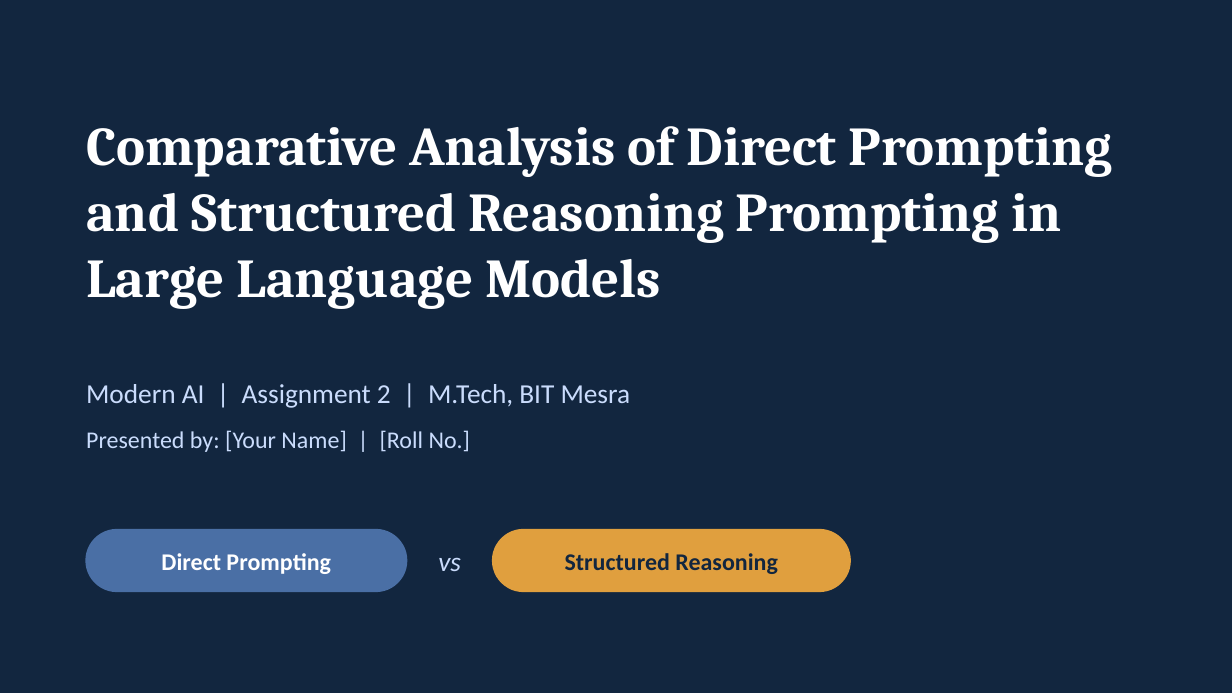
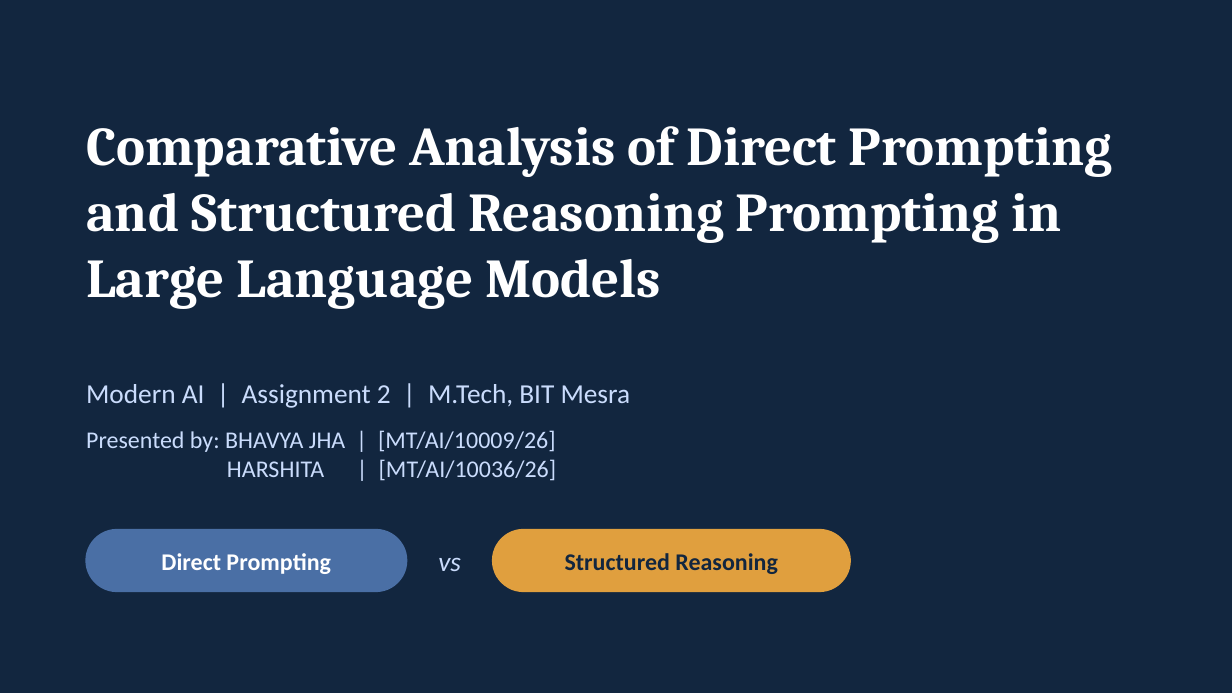
Before and after one commit to bjhaa2103-crypto/LLM-Reasoning-Experiment, a slide deck: slide 1 of presentation/Prompting_Comparison_BIT_Mesra.pptx. Drawn at 1232x693 pixels with LibreOffice and Linux fonts; fonts in the diff are those of the drawing. Boxes give left, top, right and bottom in pixels: in the first picture for what was removed or moved away, otherwise in the second. Text is boxed around its words. In the diff, an @@ line names an element or a change of style, - is before the commit and + after.

```diff
--- a/presentation/Prompting_Comparison_BIT_Mesra.pptx
+++ b/presentation/Prompting_Comparison_BIT_Mesra.pptx
@@ text at box(86, 430, 557, 481): text changed @@
-Presented by: [Your Name] | [Roll No.]
+Presented by: BHAVYA JHA | [MT/AI/10009/26]
+HARSHITA | [MT/AI/10036/26]
```
Also in this commit, not shown: 3 other slides changed.
